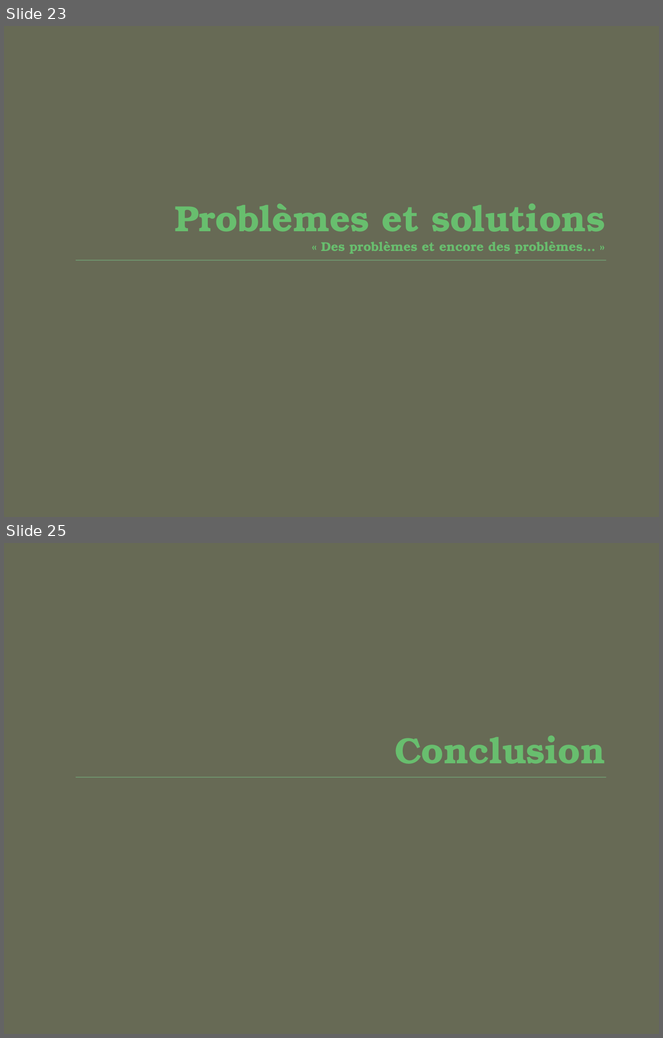
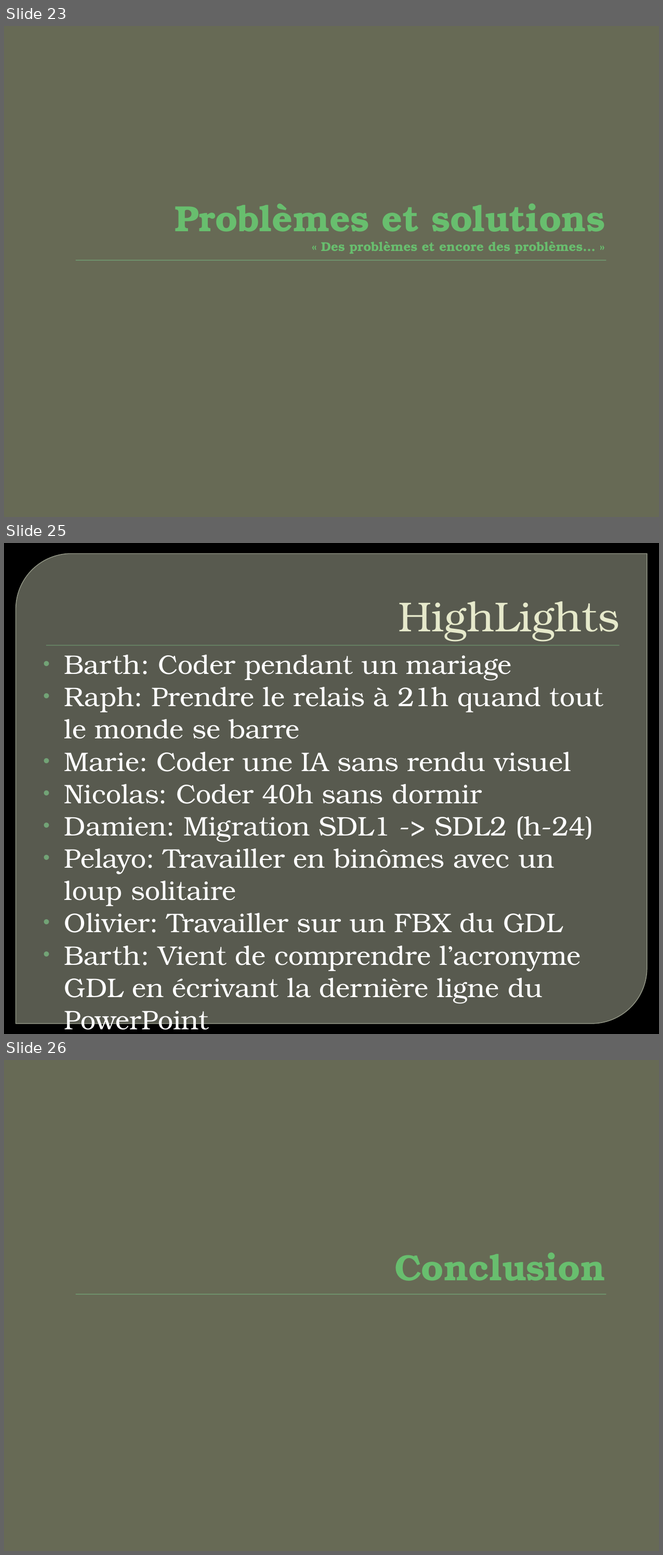
Before and after one commit to Raphy/bomberman, a slide deck: Bomberman - Présentation.pptx. Shown one above the other, each under a label of ours: slides 23 and 25 before the commit, slides 23, 25 and 26 after it; the slides between them are not shown. The pictures are 663x1038 and 663x1555 pixels, drawn with LibreOffice and Linux fonts; fonts in the diff are those of the drawing; background and template pictures are left out. Boxes give left, top, right and bottom in pixels: in the first picture for what was removed or moved away, otherwise in the second. Text is boxed around its words. In the diff, an @@ line names an element or a change of style, - is before the commit and + after.

```diff
--- a/Bomberman - Présentation.pptx
+++ b/Bomberman - Présentation.pptx
@@ slide 25 added at [4, 543, 659, 1034], background picture (left out) @@
@@ round diag rect added at [16, 553, 647, 1024], fill #888B7B at 65% opacity, outline #9DA090 0.87 pt @@
@@ title added at [398, 601, 620, 641], 46 pt, text #E7EACB @@
+HighLights
@@ rectangle added at [46, 645, 619, 646], fill #72A376 @@
@@ text added at [64, 655, 604, 1034], 29.6 pt, text #FFFFFF @@
+• Barth: Coder pendant un mariage
+• Raph: Prendre le relais à 21h quand tout le monde se barre
+• Marie: Coder une IA sans rendu visuel
+• Nicolas: Coder 40h sans dormir
+• Damien: Migration SDL1 -> SDL2 (h-24)
+• Pelayo: Travailler en binômes avec un loup solitaire
+• Olivier: Travailler sur un FBX du GDL
+• Barth: Vient de comprendre l’acronyme GDL en écrivant la dernière ligne du PowerPoint
@@ what was slide 25 is now slide 26 @@
```
Also in this commit, not shown: 2 slides changed, 4 other slides added, 4 slides removed.
